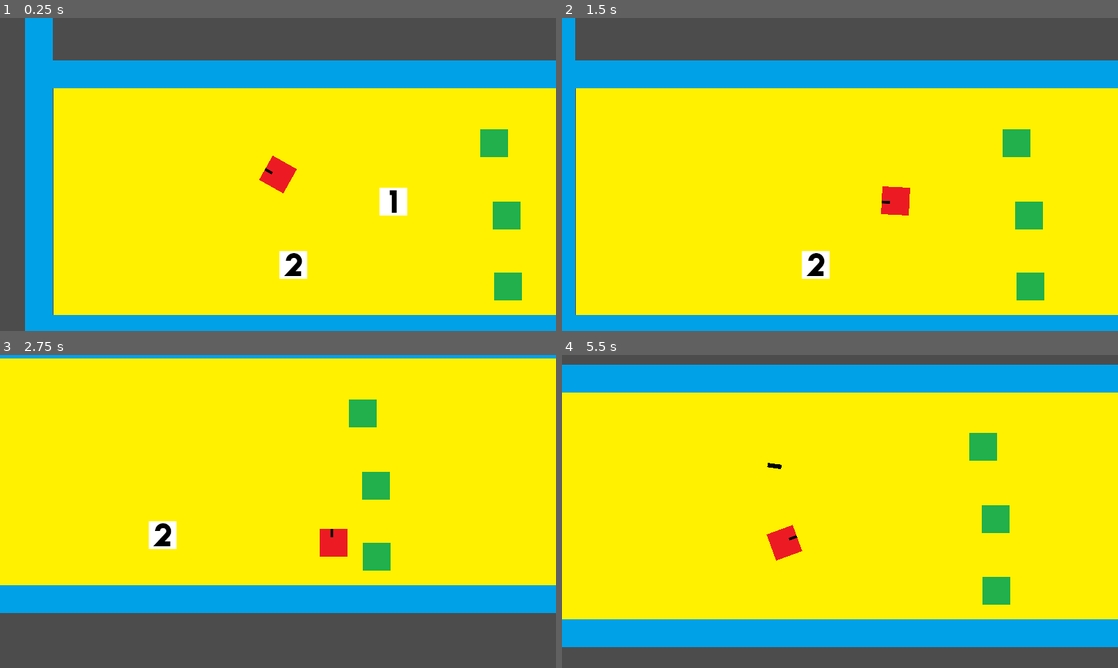
Above: before the commit, frames 1-4 (two rows, left to right).
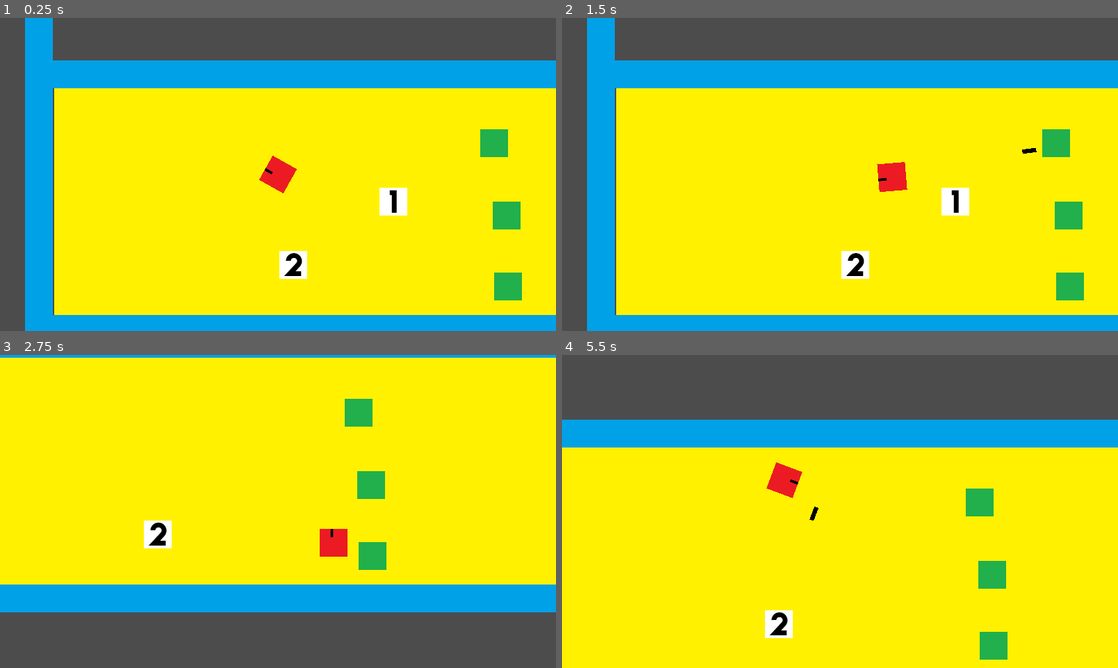
Above: after the commit, the same moments.

Repository: devmcclu/Project-FreeGUN
Game: Godot game, scene res://Levels/Main.tscn
Same seed, same stepped clock (60 frames per second), same inputs: the game is played once before the commit and once after it.
Inputs (mouse positions are in pixels of both pictures, inside the frame that each line leads up to):
- Up to frame 1 (0.25 s): no input
- Up to frame 2 (1.5 s): tap Enter at 0.5 s; move the mouse to (962, 158) at 0.52 s; hold D (player_move_right) 0.53-1.28 s; click (962, 158) at 0.6 s; move the mouse to (728, 190) at 1.27 s; hold S (player_move_down) from 1.28 s (still down); tap 1 (switch_weapon_1) at 1.35 s
- Up to frame 3 (2.75 s): move the mouse to (333, 442) at 2.02 s; release S (player_move_down) at 2.03 s; hold D (player_move_right) from 2.03 s (still down); tap 2 (switch_weapon_2) at 2.1 s
- Up to frame 4 (5.5 s): move the mouse to (812, 574) at 2.77 s; release D (player_move_right) at 2.78 s; hold W (player_move_up) 2.78-3.53 s; tap 3 (switch_weapon_3) at 2.85 s; move the mouse to (1006, 558) at 3.52 s; hold Mouse wheel up (weapon_up) 3.53-4.28 s; hold A (player_move_left) 3.53-5.03 s; move the mouse to (673, 464) at 4.27 s; click (673, 464) at 4.35 s; move the mouse to (867, 511) at 5.02 s; hold S (player_move_down) from 5.03 s (still down); tap 1 (switch_weapon_1) at 5.1 s

The runs differ from the first frame. In frame 1, less than 0.1% of the frame differs, in the area x 9-10%, y 22-95%; in frame 2, 13%; in frame 3, 1.5%; in frame 4, 45%, in the area x 0-100%, y 3-100%.

Commit message:
Health and Physics Changes
Health is now out of 100, and the player now uses the Physics engine to move correctly

Diff:
--- a/Characters/player.tscn
+++ b/Characters/player.tscn
@@ -9,12 +9,12 @@
 custom_solver_bias = 0.0
 extents = Vector2( 29.3281, 28.8452 )
 
-[sub_resource type="RectangleShape2D" id=7]
+[sub_resource type="RectangleShape2D" id=2]
 
 custom_solver_bias = 0.0
 extents = Vector2( 32.1106, 32.283 )
 
-[node name="player" type="RigidBody2D"]
+[node name="player" type="RigidBody2D" index="0"]
 
 position = Vector2( 278.874, 231.712 )
 input_pickable = false
--- a/Levels/Main.tscn
+++ b/Levels/Main.tscn
@@ -32,7 +32,7 @@
 
 [node name="background" type="Sprite" parent="." index="0"]
 
-position = Vector2( 554.572, 292.832 )
+position = Vector2( 556.423, 292.832 )
 scale = Vector2( 24.7798, 8.27475 )
 texture = ExtResource( 1 )
 
@@ -70,7 +70,7 @@
 "_edit_group_": true
 }
 bullet_speed = 100
-damage = 3
+damage = 100
 gun_number = 1
 
 [node name="gun_1_sprite" type="Sprite" parent="gun_1" index="0"]
@@ -103,7 +103,7 @@
 "_edit_group_": true
 }
 bullet_speed = 1000
-damage = 1
+damage = 17
 gun_number = 2
 
 [node name="gun_2" type="Sprite" parent="gun_2" index="0"]
--- a/Player.gd
+++ b/Player.gd
@@ -6,7 +6,7 @@
 
 var health = 100
 var bullet_speed = 500
-var damage = 1
+var damage = 34
 var player_speed = 5
 var current_gun = 1
 #Array to store guns
@@ -80,17 +80,17 @@
 
 	#Player movement
 	if move_up:
-		self.position.y -= player_speed
-		#self.apply_impulse(Vector2(0,0), Vector2(-player_speed, 0))
+		#self.position.y -= player_speed
+		self.apply_impulse(Vector2(0,0), Vector2(0, -player_speed))
 	if move_down:
-		self.position.y += player_speed
-		#self.apply_impulse(Vector2(0,0), Vector2(player_speed, 0))
+		#self.position.y += player_speed
+		self.apply_impulse(Vector2(0,0), Vector2(0, player_speed))
 	if move_left:
-		self.position.x -= player_speed
-		#self.apply_impulse(Vector2(0,0), Vector2(0, -player_speed))
+		#self.position.x -= player_speed
+		self.apply_impulse(Vector2(0,0), Vector2(-player_speed, 0))
 	if move_right:
-		self.position.x += player_speed
-		#self.apply_impulse(Vector2(0,0), Vector2(0, player_speed))
+		#self.position.x += player_speed
+		self.apply_impulse(Vector2(0,0), Vector2(player_speed, 0))
 	pass
 
 #On gun pickup, change gun variables
--- a/enemy.gd
+++ b/enemy.gd
@@ -4,7 +4,7 @@
 # var a = 2
 # var b = "textvar"
 
-var health = 3
+var health = 100
 
 func _ready():
 	# Called every time the node is added to the scene.
--- a/project.godot
+++ b/project.godot
@@ -48,6 +48,10 @@
 switch_weapon_3=[ Object(InputEventKey,"resource_local_to_scene":false,"resource_name":"","device":0,"alt":false,"shift":false,"control":false,"meta":false,"command":false,"pressed":false,"scancode":51,"unicode":0,"echo":false,"script":null)
  ]
 
+[physics]
+
+2d/thread_model=2
+
 [rendering]
 
 environment/default_environment="res://default_env.tres"
Not shown: 1 places in Characters/player.tscn that only renumber resources
